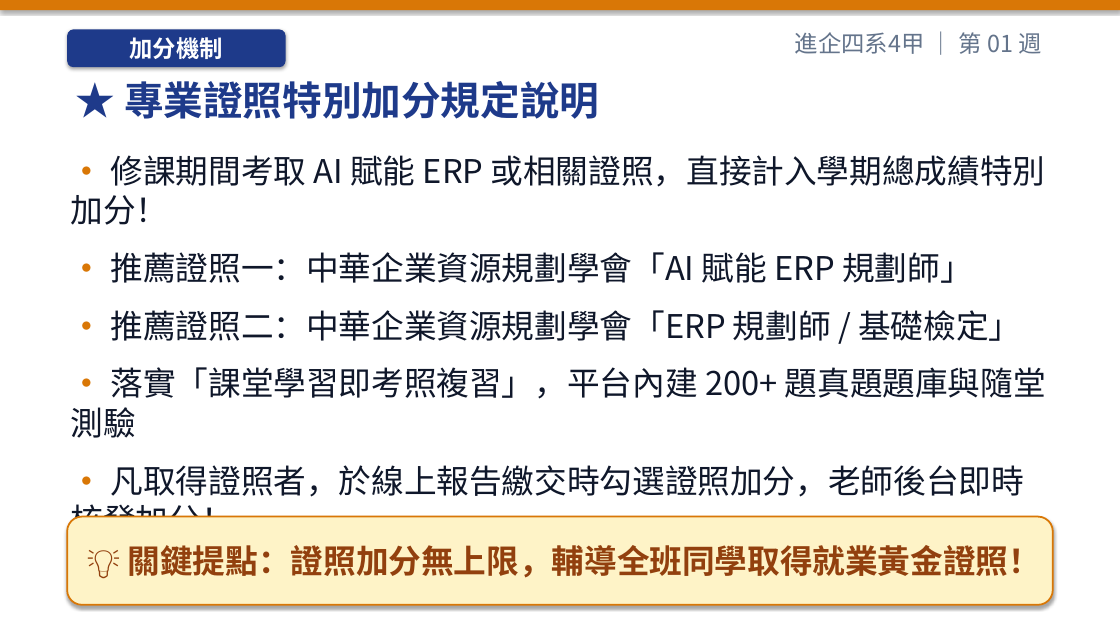
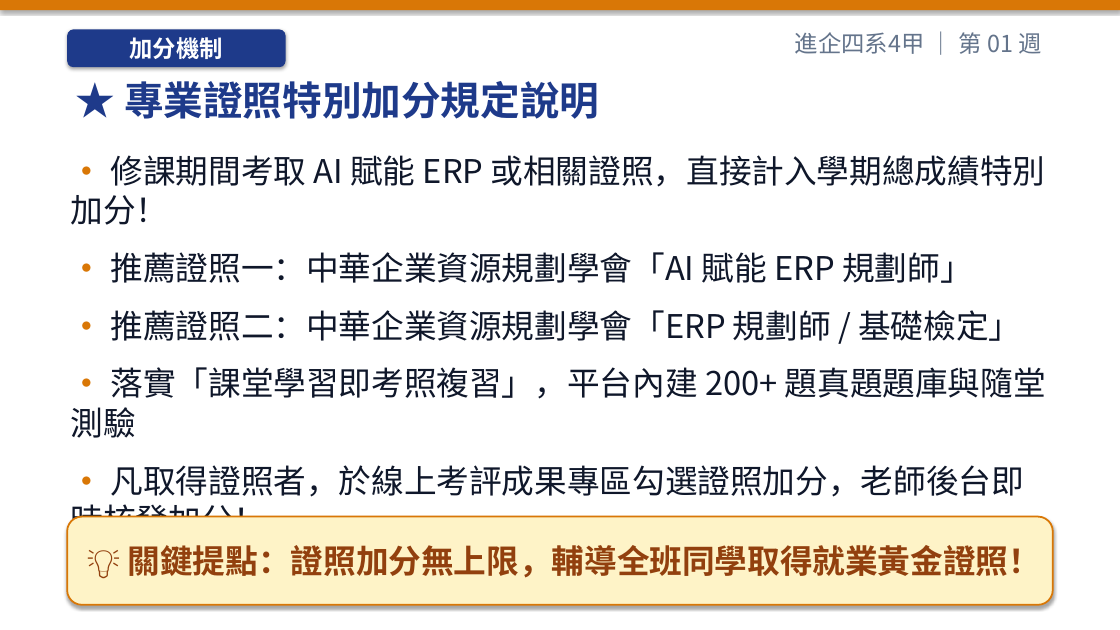
Before and after one commit to h12s12bs/vnu-enterprise-resource-planning, a slide deck: slide 4 of 01_每週教學簡報_PPT/ERP_第01週_課程導論、ERP_概念演進與數位轉型.pptx. Drawn at 1120x630 pixels with LibreOffice and Linux fonts; fonts in the diff are those of the drawing. Boxes give left, top, right and bottom in pixels: in the first picture for what was removed or moved away, otherwise in the second. Text is boxed around its words. In the diff, an @@ line names an element or a change of style, - is before the commit and + after.

```diff
--- a/01_每週教學簡報_PPT/ERP_第01週_課程導論、ERP_概念演進與數位轉型.pptx
+++ b/01_每週教學簡報_PPT/ERP_第01週_課程導論、ERP_概念演進與數位轉型.pptx
@@ text at bbox=[71, 465, 1024, 523]: text changed @@
-• 凡取得證照者，於線上報告繳交時勾選證照加分，老師後台即時核發加分！
+• 凡取得證照者，於線上考評成果專區勾選證照加分，老師後台即時核發加分！
```
Also in this commit, not shown: 12 other slides changed, 46 other files.
